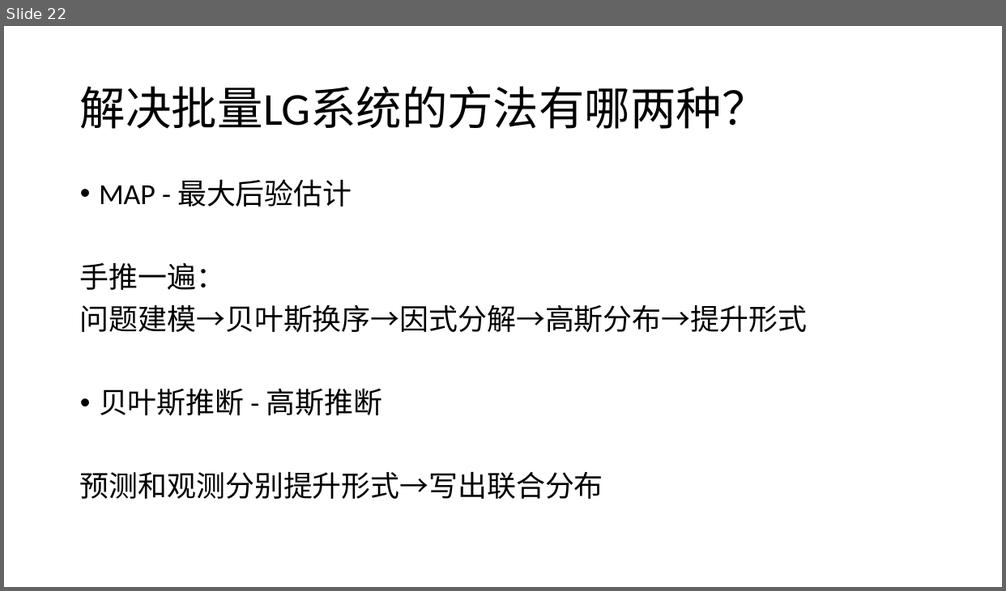
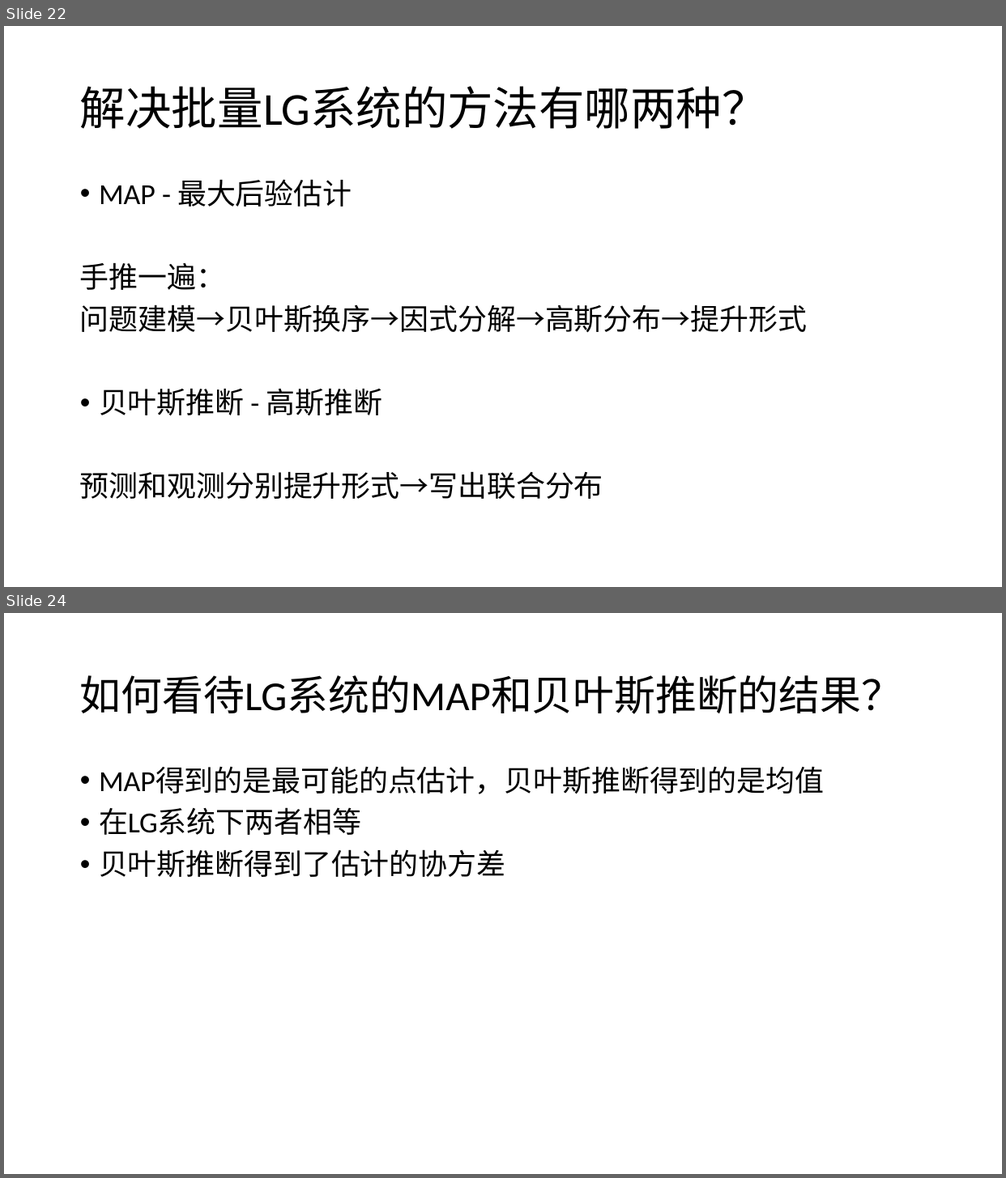
Before and after one commit to CR7dongfeng/State-Estimation, a slide deck: 问题检索清单.pptx. Shown one above the other, each under a label of ours: slide 22 before the commit, slides 22 and 24 after it; the slides between them are not shown. The pictures are 1006x591 and 1006x1178 pixels, drawn with LibreOffice and Linux fonts; fonts in the diff are those of the drawing. Boxes give left, top, right and bottom in pixels: in the first picture for what was removed or moved away, otherwise in the second. Text is boxed around its words. In the diff, an @@ line names an element or a change of style, - is before the commit and + after.

```diff
--- a/问题检索清单.pptx
+++ b/问题检索清单.pptx
@@ slide 24 added at [4, 613, 1002, 1174], background #FFFFFF @@
@@ title added at [80, 675, 902, 714], 39.6 pt, text #000000 @@
+如何看待LG系统的MAP和贝叶斯推断的结果？
@@ text added at [99, 767, 824, 878], 28 pt, text #000000 @@
+• MAP得到的是最可能的点估计，贝叶斯推断得到的是均值
+• 在LG系统下两者相等
+• 贝叶斯推断得到了估计的协方差
```
Also in this commit, not shown: 2 slides changed, 12 other slides added, 1 other file.
